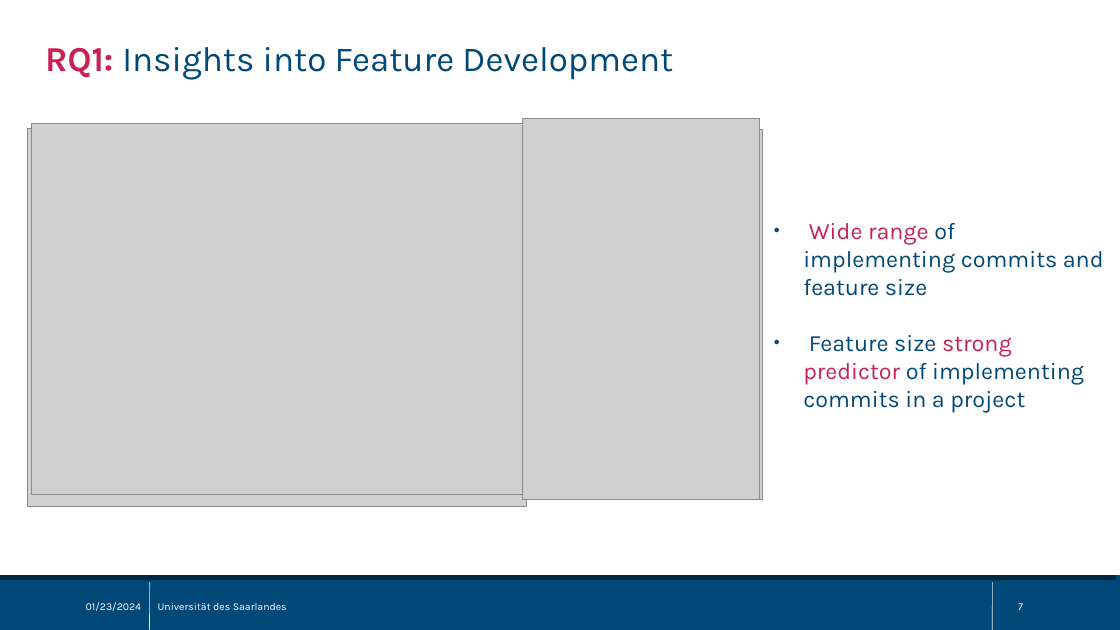
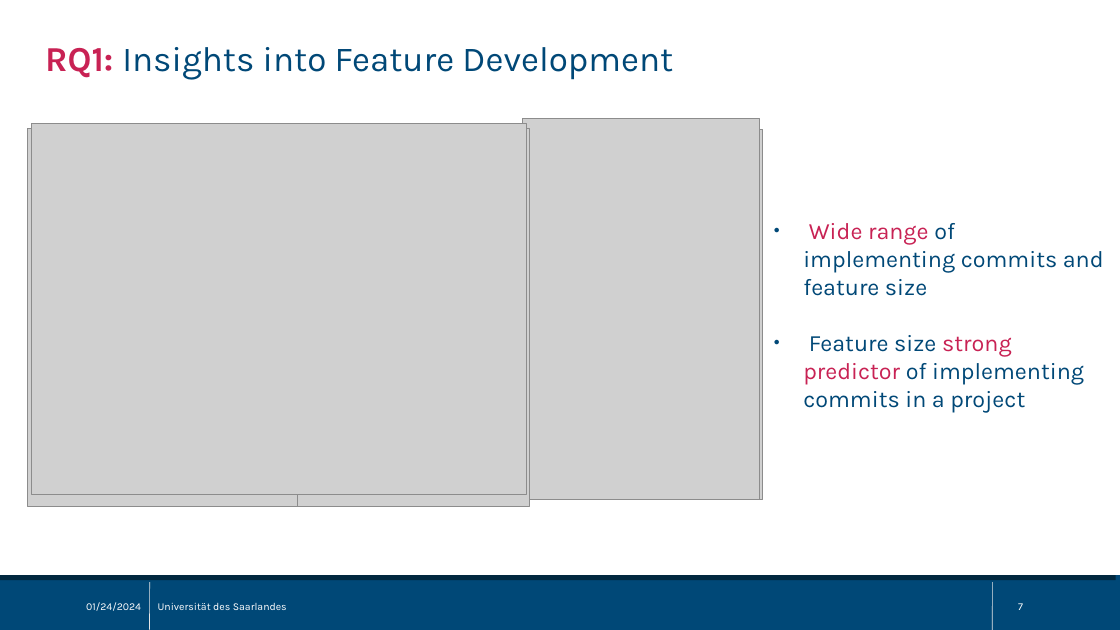
Before and after one commit to sisteu56/bachelor, a slide deck: slide 7 of pres/bachelor_thesis_pres.odp. Drawn at 1120x630 pixels with LibreOffice and Linux fonts; fonts in the diff are those of the drawing; grey boxes stand for pictures. Boxes give left, top, right and bottom in pixels: in the first picture for what was removed or moved away, otherwise in the second. Text is boxed around its words. In the diff, an @@ line names an element or a change of style, - is before the commit and + after.

```diff
--- a/pres/bachelor_thesis_pres.odp
+++ b/pres/bachelor_thesis_pres.odp
@@ picture: place and size @@
-picture at <box>28,129,527,507</box>
+picture at <box>28,129,297,507</box>
@@ picture added at <box>297,129,529,507</box> @@
@@ text at <box>86,602,141,611</box>: text changed @@
-01/23/2024
+01/24/2024
```
Also in this commit, not shown: 15 other slides changed, 2 other files.
